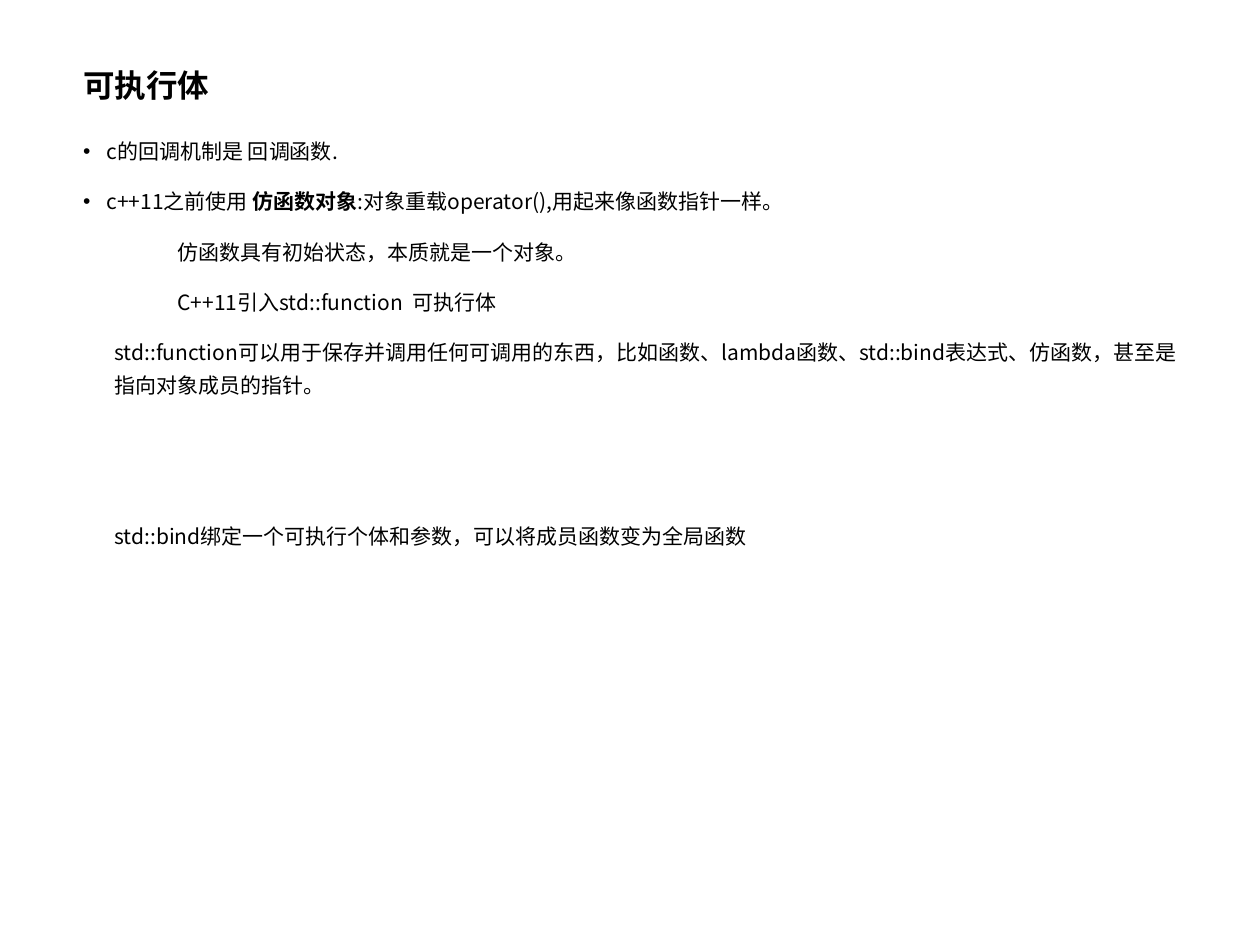
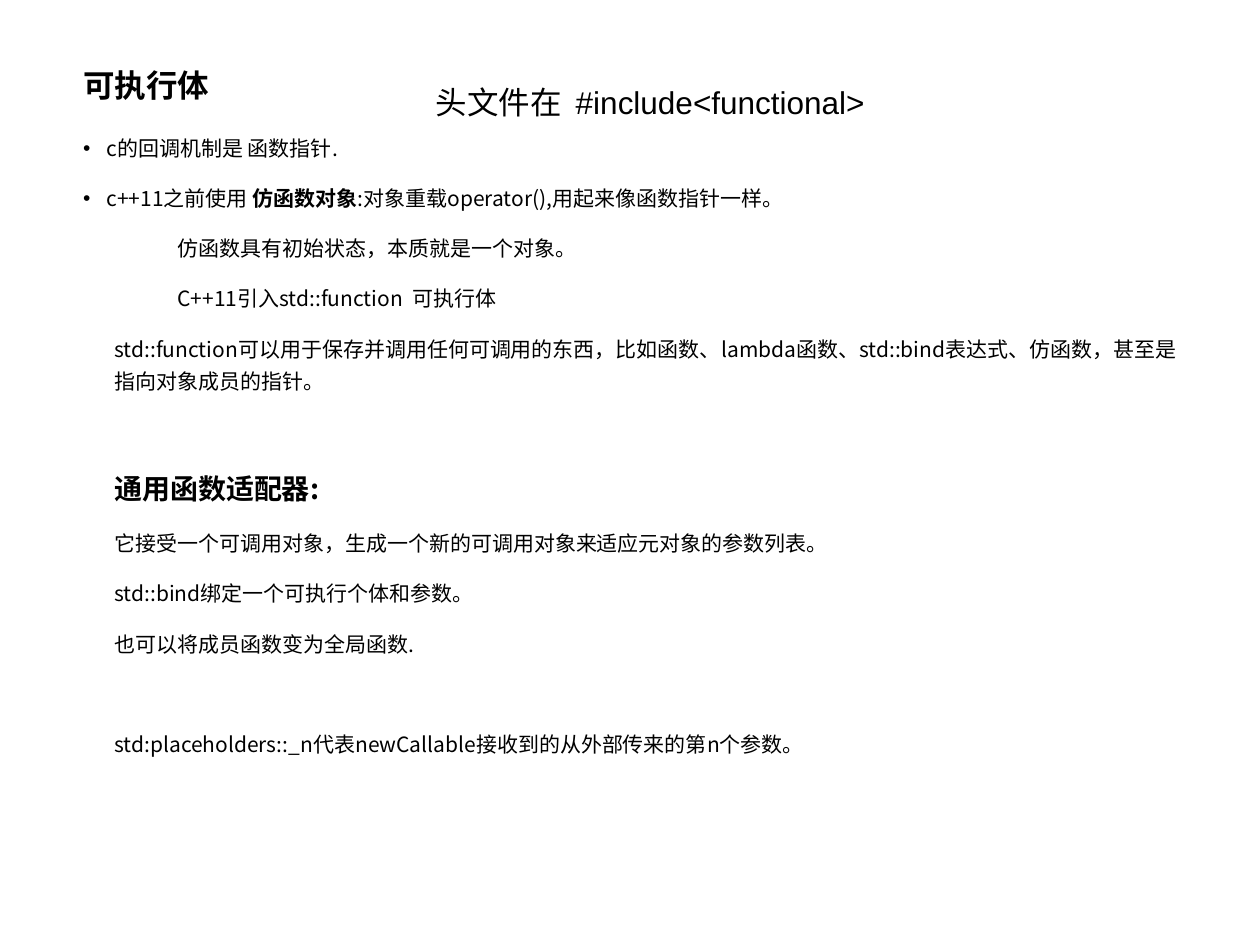
Before and after one commit to pointer1618/projects, a slide deck: slide 44 of lan7/c++11特性.ppt. Drawn at 1260x945 pixels with LibreOffice and Linux fonts; fonts in the diff are those of the drawing; background and template pictures are left out. Boxes give left, top, right and bottom in pixels: in the first picture for what was removed or moved away, otherwise in the second. Text is boxed around its words. In the diff, an @@ line names an element or a change of style, - is before the commit and + after.

```diff
--- a/lan7/c++11特性.ppt
+++ b/lan7/c++11特性.ppt
@@ text added at (436, 87, 865, 117), 18 pt, text #000000 @@
+头文件在 #include<functional>
@@ text at (107, 138, 338, 158): text changed @@
-• c的回调机制是 回调函数.
+• c的回调机制是 函数指针.
@@ text at (115, 475, 828, 757): text changed @@
-  std::bind绑定一个可执行个体和参数，可以将成员函数变为全局函数
+  通用函数适配器:
+  它接受一个可调用对象，生成一个新的可调用对象来适应元对象的参数列表。
+  std::bind绑定一个可执行个体和参数。
+  也可以将成员函数变为全局函数.
+  std:placeholders::_n代表newCallable接收到的从外部传来的第n个参数。
```
Also in this commit, not shown: 4 other slides changed, 1 slide added.
